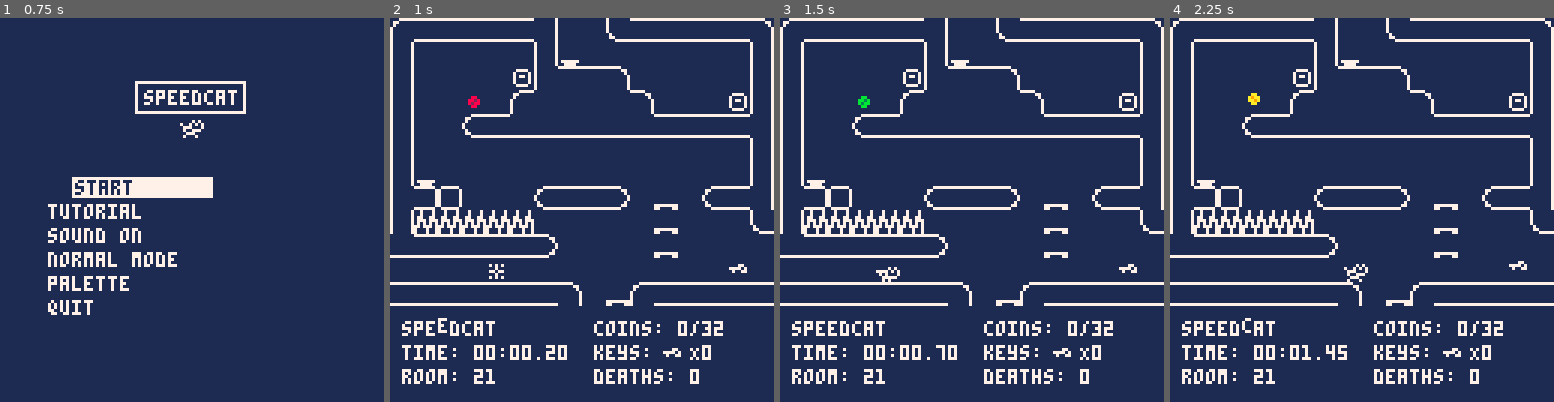
Above: before the commit, frames 1-4 (left to right).
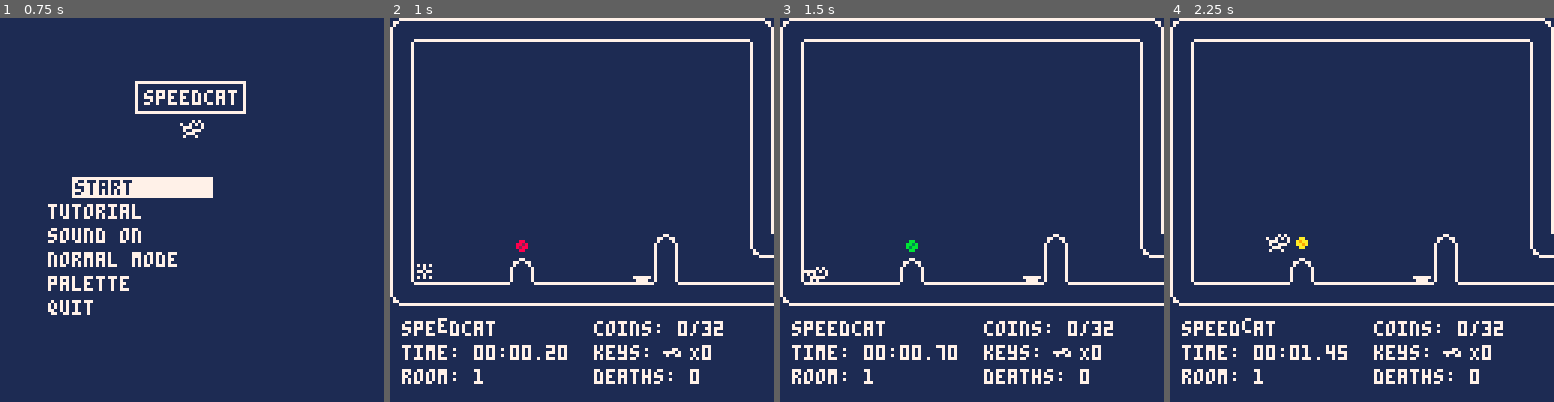
Above: after the commit, the same moments.

Repository: fletchmakes/speedcat
Game: PICO-8 cartridge speedcat.p8
Same seed, same stepped clock (60 frames per second), same inputs: the game is played once before the commit and once after it.
Inputs:
- Up to frame 1 (0.75 s): tap X (X key) at 0.33 s; tap O (Z key) at 0.7 s
- Up to frame 2 (1 s): no input
- Up to frame 3 (1.5 s): tap X (X key) at 1.07 s
- Up to frame 4 (2.25 s): hold Right 1.6-2.1 s; tap O (Z key) at 1.7, 2.1 s; tap X (X key) at 1.85 s; hold Up from 2.15 s (still down)

Frame 1 is identical in both runs. In frame 2, 6.7% of the frame differs, in the area x 0-100%, y 0-96%; in frame 3, 6.8%; in frame 4, 6.8%.

Commit message:
forgot to reset the starting room

Diff:
--- a/speedcat.p8
+++ b/speedcat.p8
@@ -1839,7 +1839,7 @@
 function init_first_room()
     delete_all_objects(nil)
 
-    room_num = 20 -- change this to set the first spawn room
+    room_num = 0 -- change this to set the first spawn room
 
     for o in all(room_states[room_num + 1]) do
         add(objects, o)
Not shown, changed: builds/applications/linux/data.pod
Not shown, changed: builds/applications/raspi/data.pod
Not shown, changed: builds/applications/speedcat.app/Contents/MacOS/data.pod
Not shown, changed: builds/applications/speedcat_linux_v1.1.zip
Not shown, changed: builds/applications/speedcat_osx_v1.1.zip
Not shown, changed: builds/applications/speedcat_raspi_v1.1.zip
Not shown, changed: builds/applications/speedcat_windows_v1.1.zip
Not shown, changed: builds/applications/windows/data.pod
Not shown, changed: builds/bbs/speedcat.p8.png
Not shown, changed: builds/web/speedcat.js
Not shown, changed: builds/web/speedcat.zip
